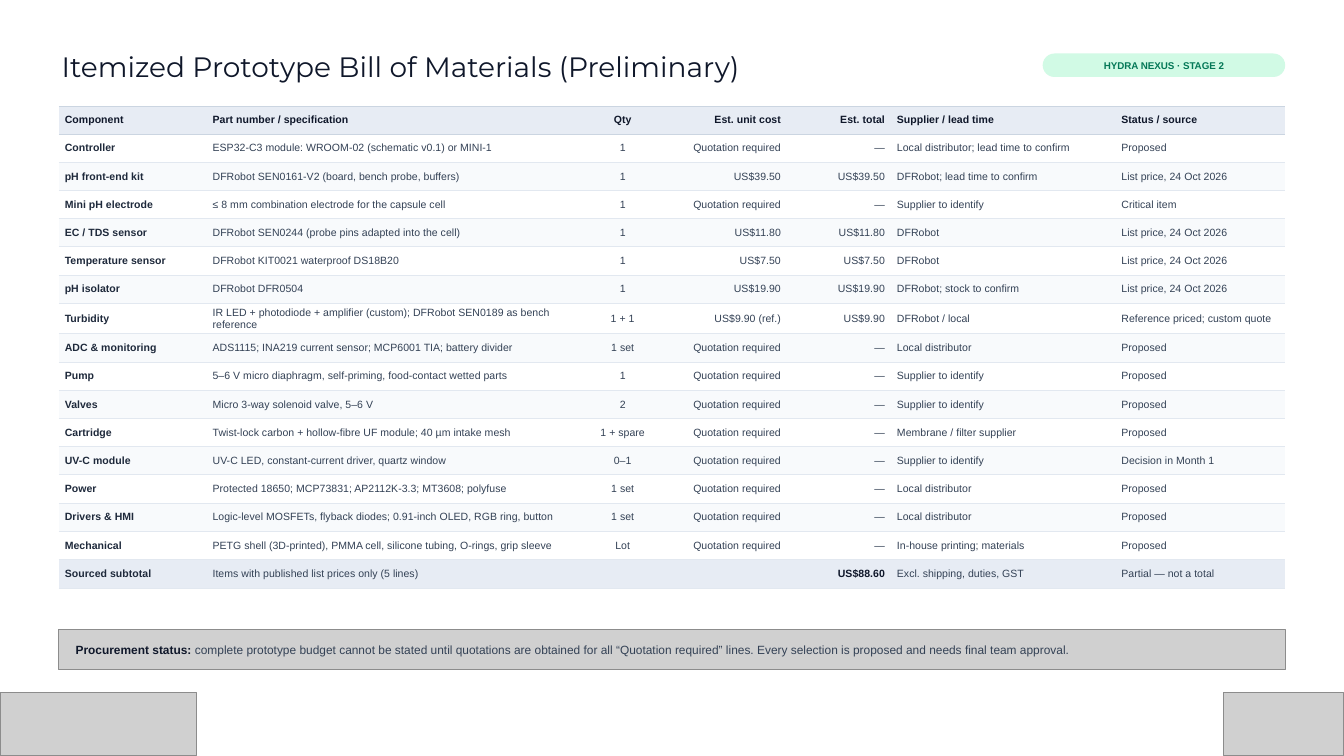
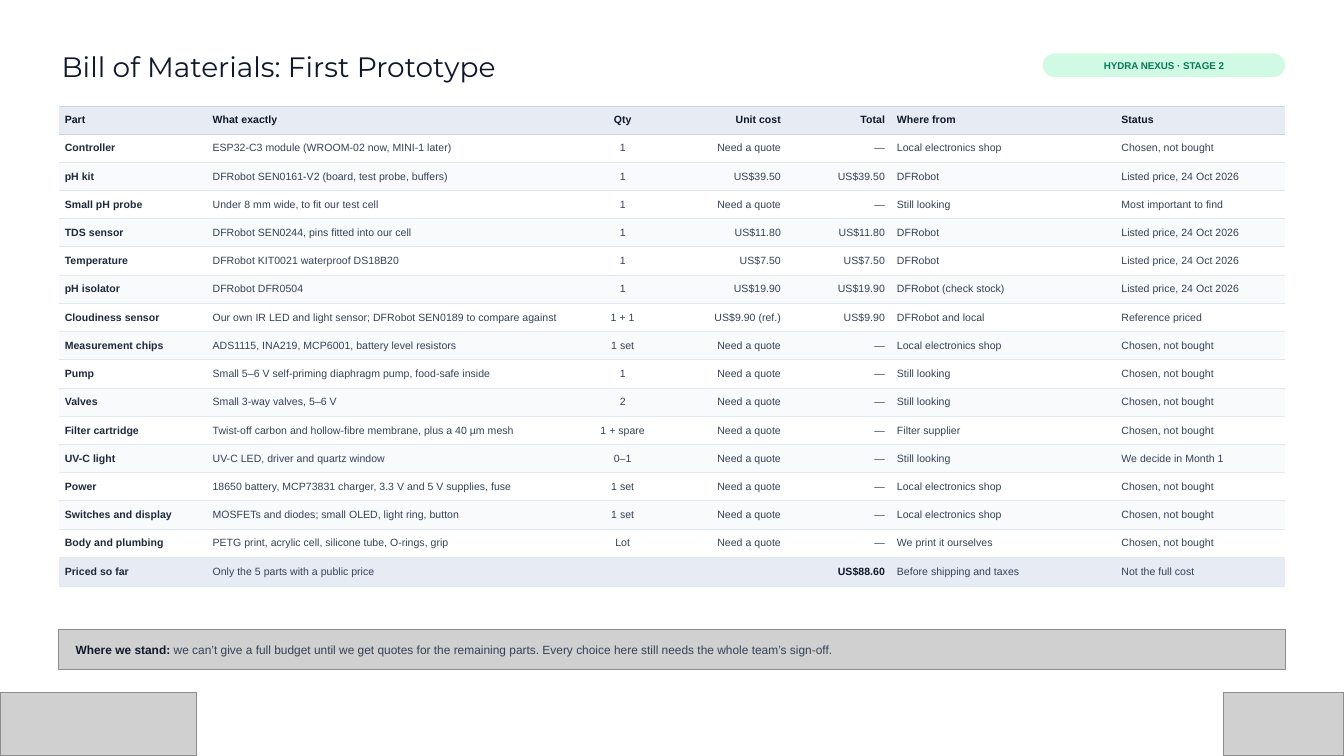
Before and after one commit to Abishekkishore-byte/hydra-nexus, a slide deck: slide 11 of docs/Hydra_Nexus_Vishwakarma_Stage2_Submission.pptx. Drawn at 1344x756 pixels with LibreOffice and Linux fonts; fonts in the diff are those of the drawing; grey boxes stand for pictures; background and template pictures are left out. Boxes give left, top, right and bottom in pixels: in the first picture for what was removed or moved away, otherwise in the second. Text is boxed around its words. In the diff, an @@ line names an element or a change of style, - is before the commit and + after.

```diff
--- a/docs/Hydra_Nexus_Vishwakarma_Stage2_Submission.pptx
+++ b/docs/Hydra_Nexus_Vishwakarma_Stage2_Submission.pptx
@@ title at <box>62,56,496,83</box>: text changed @@
-Itemized Prototype Bill of Materials (Preliminary)
+Bill of Materials: First Prototype
@@ table at <box>58,106,1286,586</box> @@
-row 1: Component | Part number / specification | Qty | Est. unit cost | Est. total | Supplier / lead time | Status / source
+row 1: Part | What exactly | Qty | Unit cost | Total | Where from | Status
-row 2: Controller | ESP32-C3 module: WROOM-02 (schematic v0.1) or MINI-1 | 1 | Quotation required | — | Local distributor; lead time to confirm | Proposed
+row 2: Controller | ESP32-C3 module (WROOM-02 now, MINI-1 later) | 1 | Need a quote | — | Local electronics shop | Chosen, not bought
-row 3: pH front-end kit | DFRobot SEN0161-V2 (board, bench probe, buffers) | 1 | US$39.50 | US$39.50 | DFRobot; lead time to confirm | List price, 24 Oct 2026
+row 3: pH kit | DFRobot SEN0161-V2 (board, test probe, buffers) | 1 | US$39.50 | US$39.50 | DFRobot | Listed price, 24 Oct 2026
-row 4: Mini pH electrode | ≤ 8 mm combination electrode for the capsule cell | 1 | Quotation required | — | Supplier to identify | Critical item
+row 4: Small pH probe | Under 8 mm wide, to fit our test cell | 1 | Need a quote | — | Still looking | Most important to find
-row 5: EC / TDS sensor | DFRobot SEN0244 (probe pins adapted into the cell) | 1 | US$11.80 | US$11.80 | DFRobot | List price, 24 Oct 2026
+row 5: TDS sensor | DFRobot SEN0244, pins fitted into our cell | 1 | US$11.80 | US$11.80 | DFRobot | Listed price, 24 Oct 2026
-row 6, column 1: Temperature sensor
+row 6, column 1: Temperature
-row 6, column 7: List price, 24 Oct 2026
+row 6, column 7: Listed price, 24 Oct 2026
-row 7, column 6: DFRobot; stock to confirm
+row 7, column 6: DFRobot (check stock)
-row 7, column 7: List price, 24 Oct 2026
+row 7, column 7: Listed price, 24 Oct 2026
-row 8: Turbidity | IR LED + photodiode + amplifier (custom); DFRobot SEN0189 as bench reference | 1 + 1 | US$9.90 (ref.) | US$9.90 | DFRobot / local | Reference priced; custom quote
+row 8: Cloudiness sensor | Our own IR LED and light sensor; DFRobot SEN0189 to compare against | 1 + 1 | US$9.90 (ref.) | US$9.90 | DFRobot and local | Reference priced
-row 9: ADC & monitoring | ADS1115; INA219 current sensor; MCP6001 TIA; battery divider | 1 set | Quotation required | — | Local distributor | Proposed
+row 9: Measurement chips | ADS1115, INA219, MCP6001, battery level resistors | 1 set | Need a quote | — | Local electronics shop | Chosen, not bought
-row 10: Pump | 5–6 V micro diaphragm, self-priming, food-contact wetted parts | 1 | Quotation required | — | Supplier to identify | Proposed
+row 10: Pump | Small 5–6 V self-priming diaphragm pump, food-safe inside | 1 | Need a quote | — | Still looking | Chosen, not bought
-row 11: Valves | Micro 3-way solenoid valve, 5–6 V | 2 | Quotation required | — | Supplier to identify | Proposed
+row 11: Valves | Small 3-way valves, 5–6 V | 2 | Need a quote | — | Still looking | Chosen, not bought
-row 12: Cartridge | Twist-lock carbon + hollow-fibre UF module; 40 µm intake mesh | 1 + spare | Quotation required | — | Membrane / filter supplier | Proposed
+row 12: Filter cartridge | Twist-off carbon and hollow-fibre membrane, plus a 40 µm mesh | 1 + spare | Need a quote | — | Filter supplier | Chosen, not bought
-row 13: UV-C module | UV-C LED, constant-current driver, quartz window | 0–1 | Quotation required | — | Supplier to identify | Decision in Month 1
+row 13: UV-C light | UV-C LED, driver and quartz window | 0–1 | Need a quote | — | Still looking | We decide in Month 1
-row 14: Power | Protected 18650; MCP73831; AP2112K-3.3; MT3608; polyfuse | 1 set | Quotation required | — | Local distributor | Proposed
+row 14: Power | 18650 battery, MCP73831 charger, 3.3 V and 5 V supplies, fuse | 1 set | Need a quote | — | Local electronics shop | Chosen, not bought
-row 15: Drivers & HMI | Logic-level MOSFETs, flyback diodes; 0.91-inch OLED, RGB ring, button | 1 set | Quotation required | — | Local distributor | Proposed
+row 15: Switches and display | MOSFETs and diodes; small OLED, light ring, button | 1 set | Need a quote | — | Local electronics shop | Chosen, not bought
-row 16: Mechanical | PETG shell (3D-printed), PMMA cell, silicone tubing, O-rings, grip sleeve | Lot | Quotation required | — | In-house printing; materials | Proposed
+row 16: Body and plumbing | PETG print, acrylic cell, silicone tube, O-rings, grip | Lot | Need a quote | — | We print it ourselves | Chosen, not bought
-row 17: Sourced subtotal | Items with published list prices only (5 lines) |  |  | US$88.60 | Excl. shipping, duties, GST | Partial — not a total
+row 17: Priced so far | Only the 5 parts with a public price |  |  | US$88.60 | Before shipping and taxes | Not the full cost
@@ text at <box>76,645,832,657</box>: text changed @@
-Procurement status: complete prototype budget cannot be stated until quotations are obtained for all “Quotation required” lines. Every selection is proposed and needs final team approval.
+Where we stand: we can’t give a full budget until we get quotes for the remaining parts. Every choice here still needs the whole team’s sign-off.
```
Also in this commit, not shown: 18 other slides changed, 1 other file.
